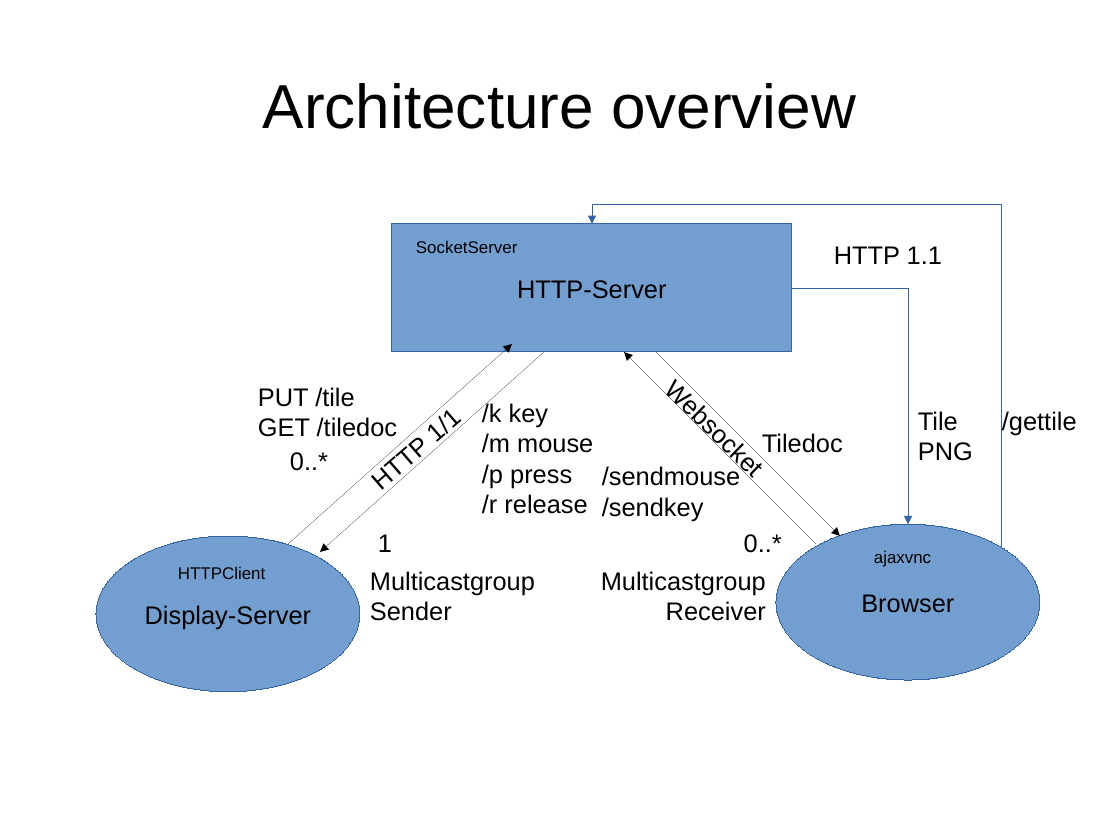
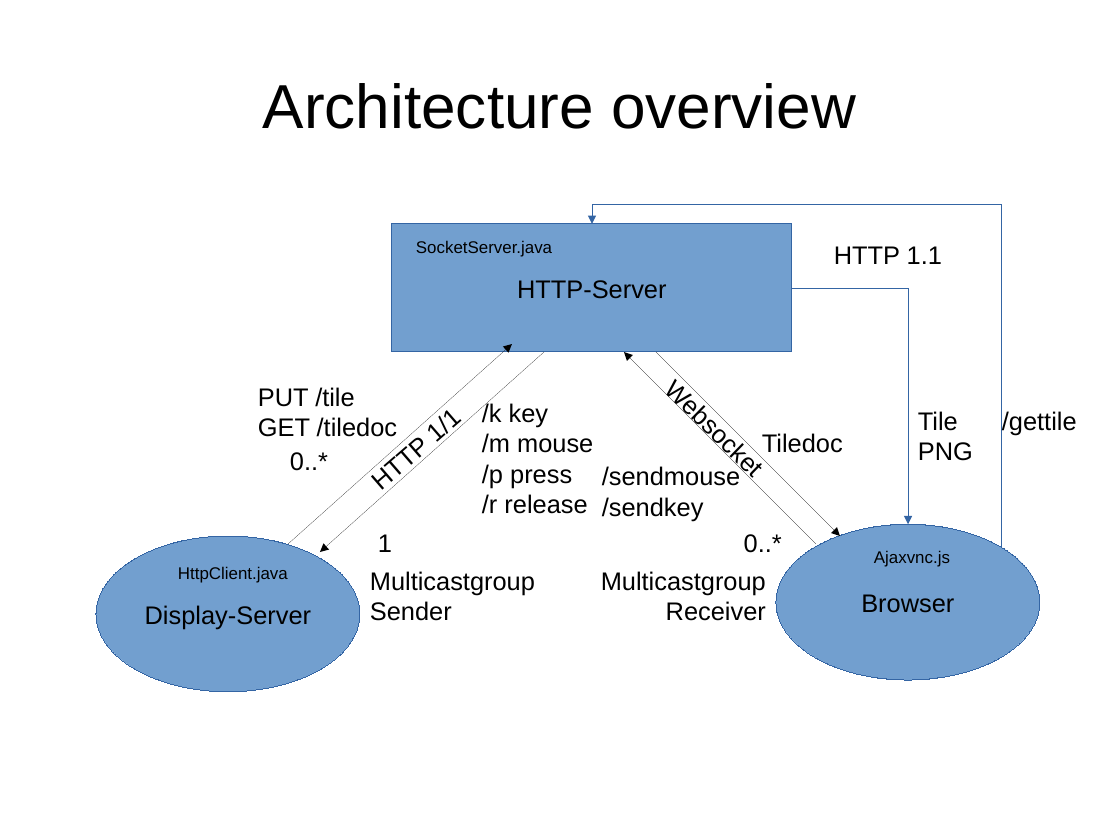
Before and after one commit to jbk123456/remotedesktop, a slide deck: slide 1 of RemoteDesktopOverview.odp. Drawn at 1120x840 pixels with LibreOffice and Linux fonts; fonts in the diff are those of the drawing. Boxes give left, top, right and bottom in pixels: in the first picture for what was removed or moved away, otherwise in the second. Text is boxed around its words. In the diff, an @@ line names an element or a change of style, - is before the commit and + after.

```diff
--- a/RemoteDesktopOverview.odp
+++ b/RemoteDesktopOverview.odp
@@ text at box(416, 240, 552, 257): text changed @@
-SocketServer
+SocketServer.java
@@ text at box(178, 566, 288, 583): text changed @@
-HTTPClient
+HttpClient.java
@@ text at box(874, 550, 950, 567): text changed @@
-ajaxvnc
+Ajaxvnc.js
```
Also in this commit, not shown: 1 other file.
